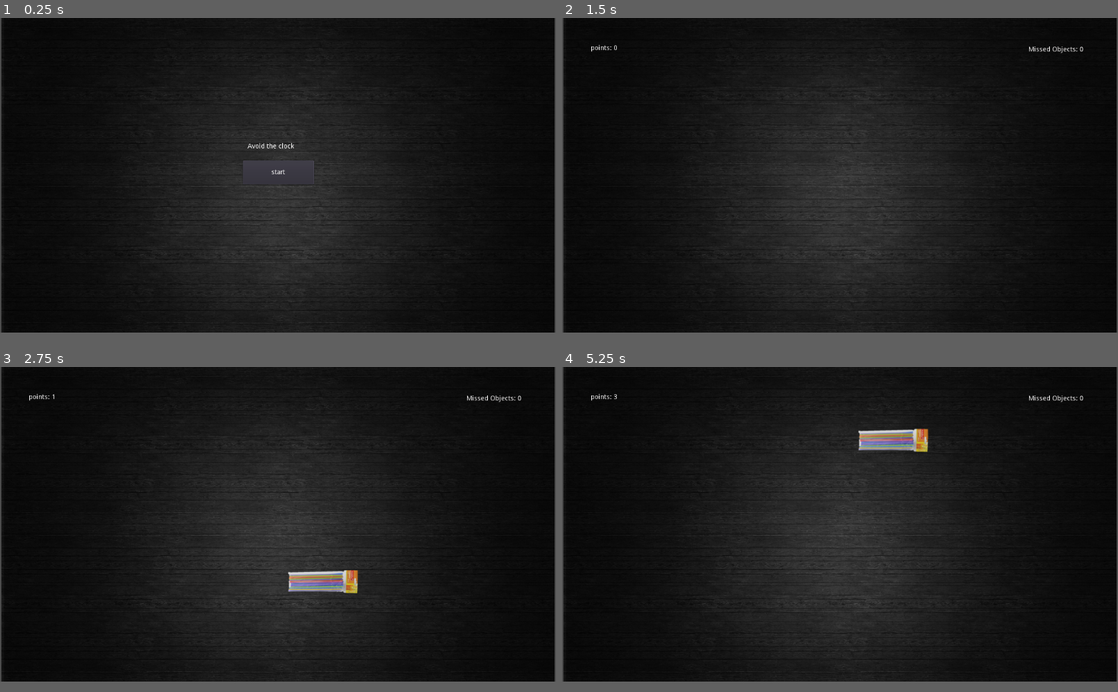
Above: before the commit, frames 1-4 (two rows, left to right).
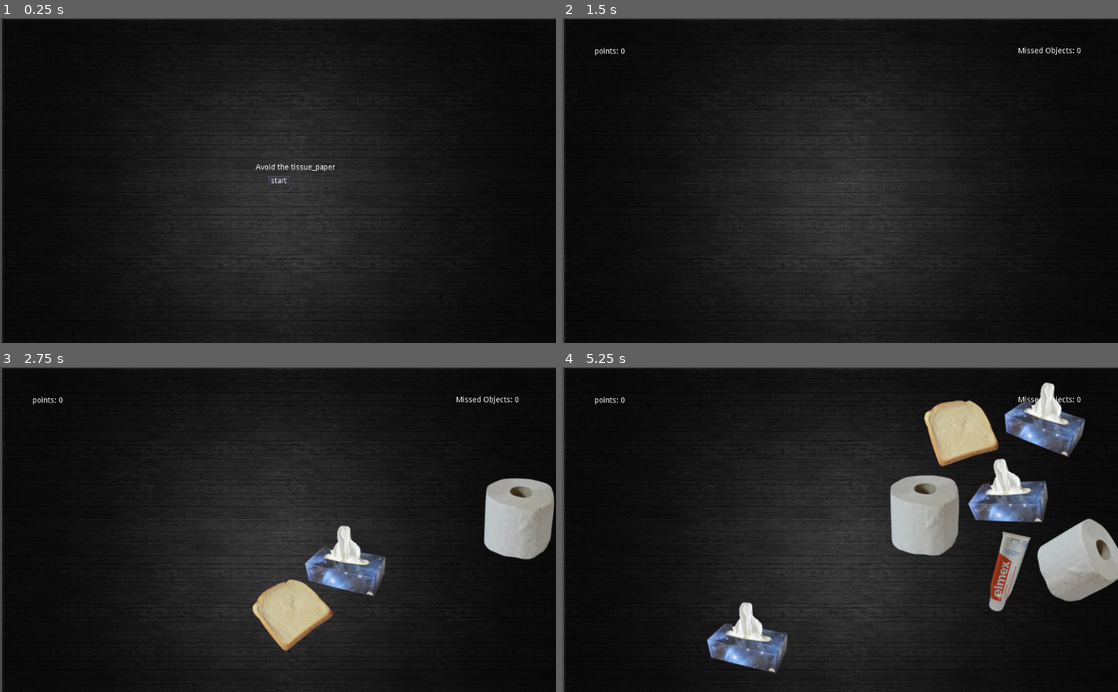
Above: after the commit, the same moments.

Repository: resquenazi/Object_Discrimination_Video_Game
Game: Godot game, scene res://Scenes/Game.tscn
The game is run twice, just before and just after one commit, with the same random seed, the same clock (stepped at 60 frames per second) and the same inputs.
Inputs (mouse positions are in pixels of both pictures, inside the frame that each line leads up to):
- Up to frame 1 (0.25 s): no input
- Up to frame 2 (1.5 s): click "start" at 0.5 s; tap Enter at 1.25 s; move the mouse to (962, 161) at 1.27 s; click (962, 161) at 1.35 s
- Up to frame 3 (2.75 s): move the mouse to (166, 555) at 2.02 s; click (166, 555) at 2.1 s
- Up to frame 4 (5.25 s): move the mouse to (895, 454) at 2.77 s; click (895, 454) at 2.85 s; move the mouse to (812, 588) at 3.52 s; click (812, 588) at 3.6 s; move the mouse to (723, 532) at 4.27 s; click (723, 532) at 4.35 s; move the mouse to (789, 549) at 5.02 s; click (789, 549) at 5.1 s
In our replay, the window is 800x453 before the commit and 800x468 after it. These sizes can differ from the game's own. Grey fills any space a smaller window leaves; there, only what the larger window draws over its background counts as a difference.

The runs differ from the first frame. In frame 1, 1.4% of the frame differs, in the area x 0-100%, y 0-100%; in frame 2, 1.2%; in frame 3, 7.9%; in frame 4, 16%.

Commit message:
renamed a bunch of things. Updated scripts to be much neater. Commented things better. Also made it so points are subtracted when player clicks on distractor object

Diff:
--- /dev/null
+++ b/Scenes/DistractorObjects.tscn
@@ -0,0 +1,14 @@
+[gd_scene load_steps=3 format=2]
+
+[ext_resource path="res://Scripts/DistractorObjects.gd" type="Script" id=1]
+
+[sub_resource type="CircleShape2D" id=1]
+radius = 70.0643
+
+[node name="DistractorObjects" type="RigidBody2D"]
+script = ExtResource( 1 )
+
+[node name="Sprite2" type="Sprite" parent="."]
+
+[node name="CollisionShape2D" type="CollisionShape2D" parent="."]
+shape = SubResource( 1 )
--- a/Scenes/Game.tscn
+++ b/Scenes/Game.tscn
@@ -1,96 +1,86 @@
-[gd_scene load_steps=6 format=2]
+[gd_scene load_steps=7 format=2]
 
 [ext_resource path="res://Sprites/Background/059kcA.jpg" type="Texture" id=1]
 [ext_resource path="res://Scripts/Game.gd" type="Script" id=2]
-[ext_resource path="res://Scenes/Objects.tscn" type="PackedScene" id=3]
+[ext_resource path="res://Scenes/TargetObjects.tscn" type="PackedScene" id=3]
+[ext_resource path="res://Scenes/DistractorObjects.tscn" type="PackedScene" id=4]
 
 [sub_resource type="RectangleShape2D" id=1]
-extents = Vector2( 35.1055, 337.529 )
+extents = Vector2( 21.9513, 304.367 )
 
 [sub_resource type="RectangleShape2D" id=2]
-extents = Vector2( 32.6244, 333.829 )
+extents = Vector2( 23.839, 301.535 )
 
 [node name="Game" type="Node2D"]
 script = ExtResource( 2 )
-Objects = ExtResource( 3 )
+TargetObjects = ExtResource( 3 )
+DistractorObjects = ExtResource( 4 )
 
 [node name="Background" type="Sprite" parent="."]
-position = Vector2( 587.357, 331.063 )
-scale = Vector2( 0.572766, 0.601196 )
+position = Vector2( 514.017, 301.77 )
+scale = Vector2( 0.500725, 0.537127 )
 texture = ExtResource( 1 )
 
-[node name="Score" type="Label" parent="."]
-margin_left = 60.8638
-margin_top = 37.1229
-margin_right = 184.864
-margin_bottom = 92.1229
-size_flags_stretch_ratio = 10.0
-custom_colors/font_color = Color( 1, 0.996078, 0.996078, 1 )
-text = "Score "
-valign = 1
+[node name="ScoreLabel" type="Label" parent="."]
+margin_left = 60.0
+margin_top = 55.0
+margin_right = 183.0
+margin_bottom = 96.0
+text = "Score: "
 __meta__ = {
 "_edit_use_anchors_": false
 }
 
-[node name="missedObjects" type="Label" parent="."]
-margin_left = 985.103
-margin_top = 39.7926
-margin_right = 1109.1
-margin_bottom = 94.7926
-size_flags_stretch_ratio = 10.0
-custom_colors/font_color = Color( 0.996078, 0.988235, 0.988235, 1 )
-text = "Missed Objects:"
-valign = 1
+[node name="MissedObjects" type="Label" parent="."]
+margin_left = 839.832
+margin_top = 53.5051
+margin_right = 981.832
+margin_bottom = 77.5051
+text = "Missed Objects: "
 __meta__ = {
 "_edit_use_anchors_": false
 }
 
-[node name="gameOver" type="Label" parent="."]
-margin_left = 522.883
-margin_top = 245.366
-margin_right = 646.883
-margin_bottom = 300.366
-size_flags_stretch_ratio = 10.0
-custom_colors/font_color = Color( 0.996078, 0.992157, 0.992157, 1 )
-text = "game over!"
-valign = 1
+[node name="GameOver" type="Label" parent="."]
+margin_left = 471.225
+margin_top = 268.878
+margin_right = 548.224
+margin_bottom = 282.878
+text = "Game Over!"
 __meta__ = {
 "_edit_use_anchors_": false
 }
 
-[node name="menu" type="CenterContainer" parent="."]
-anchor_right = 1.0
-anchor_bottom = 1.0
-margin_left = 5.6217
-margin_top = -1.32446
-margin_right = 1170.62
-margin_bottom = 654.676
+[node name="Menu" type="CenterContainer" parent="."]
+margin_left = 1.77551
+margin_top = 3.94388
+margin_right = 1024.78
+margin_bottom = 597.944
 __meta__ = {
 "_edit_use_anchors_": false
 }
 
-[node name="start" type="Button" parent="menu"]
-margin_left = 507.0
-margin_top = 303.0
-margin_right = 657.0
-margin_bottom = 353.0
-rect_min_size = Vector2( 150, 50 )
-custom_colors/font_color = Color( 0.996078, 0.992157, 0.992157, 1 )
+[node name="Start" type="Button" parent="Menu"]
+margin_left = 491.0
+margin_top = 287.0
+margin_right = 532.0
+margin_bottom = 307.0
 text = "start"
-__meta__ = {
-"_edit_use_anchors_": false
-}
 
-[node name="spawn" type="Timer" parent="."]
+[node name="TargetObjectsTimer" type="Timer" parent="."]
+
+[node name="DistractorObjectsTimer" type="Timer" parent="."]
+wait_time = 1.558
 
 [node name="GameBoarder" type="StaticBody2D" parent="."]
 
-[node name="Right" type="CollisionShape2D" parent="GameBoarder"]
-position = Vector2( 1207.94, 333.205 )
+[node name="CollisionShape2D" type="CollisionShape2D" parent="GameBoarder"]
+position = Vector2( -19.8214, 298.264 )
 shape = SubResource( 1 )
 
-[node name="Left" type="CollisionShape2D" parent="GameBoarder"]
-position = Vector2( -33.5918, 328.007 )
+[node name="CollisionShape2D2" type="CollisionShape2D" parent="GameBoarder"]
+position = Vector2( 1045.81, 299.208 )
 shape = SubResource( 2 )
-[connection signal="pressed" from="menu/start" to="." method="_on_start_pressed"]
-[connection signal="timeout" from="spawn" to="." method="_on_spawn_timeout"]
+[connection signal="pressed" from="Menu/Start" to="." method="_on_Start_pressed"]
+[connection signal="timeout" from="TargetObjectsTimer" to="." method="_on_TargetObjectsTimer_timeout"]
+[connection signal="timeout" from="DistractorObjectsTimer" to="." method="_on_DistractorObjectsTimer_timeout"]
--- a/Scenes/Objects.tscn
+++ /dev/null
@@ -1,16 +0,0 @@
-[gd_scene load_steps=3 format=2]
-
-[ext_resource path="res://Scripts/Objects.gd" type="Script" id=1]
-
-[sub_resource type="CircleShape2D" id=1]
-radius = 30.0
-
-[node name="Objects" type="RigidBody2D"]
-script = ExtResource( 1 )
-
-[node name="Sprite1" type="Sprite" parent="."]
-
-[node name="CollisionShape2D" type="CollisionShape2D" parent="."]
-shape = SubResource( 1 )
-[connection signal="mouse_entered" from="." to="." method="_on_Objects_mouse_entered"]
-[connection signal="mouse_exited" from="." to="." method="_on_Objects_mouse_exited"]
--- /dev/null
+++ b/Scenes/TargetObjects.tscn
@@ -0,0 +1,15 @@
+[gd_scene load_steps=3 format=2]
+
+[ext_resource path="res://Scripts/TargetObjects.gd" type="Script" id=1]
+
+[sub_resource type="CircleShape2D" id=1]
+radius = 68.4487
+
+[node name="TargetObjects" type="RigidBody2D"]
+script = ExtResource( 1 )
+
+[node name="Sprite1" type="Sprite" parent="."]
+
+[node name="CollisionShape2D" type="CollisionShape2D" parent="."]
+shape = SubResource( 1 )
+[connection signal="mouse_entered" from="." to="." method="_on_TargetObjects_mouse_entered"]
--- /dev/null
+++ b/Scripts/DistractorObjects.gd
@@ -0,0 +1,30 @@
+extends RigidBody2D
+
+var pos
+var w = 80
+var mousePos = Vector2()
+var jump = randi()%50+250
+var dir = randi()%200-50
+var tex_ref_array = Global.tex_ref_array
+var randN = Global.sample
+var distractor_object = Global.distractor_object
+
+# make objects bounce
+func _ready():
+	$Sprite2.texture = tex_ref_array[distractor_object]
+	apply_impulse(Vector2(0,0) , Vector2(dir, -jump))
+
+# make objects disappear when clicked
+func _physics_process(delta):
+	if Input.is_action_just_pressed("click"):
+		mousePos = get_global_mouse_position()
+		pos = global_position
+		pos.x -= w/2
+		pos.y -= w/2
+		if mousePos.x >= pos.x and mousePos.x <= pos.x + w and mousePos.y >= pos.y \
+		and mousePos.y <= pos.y + w:
+				get_parent().points -= 1
+				queue_free()
+	if global_position.y > 500:
+		get_parent().fallingObjects +=1
+		queue_free() #clear cache
--- a/Scripts/Game.gd
+++ b/Scripts/Game.gd
@@ -1,27 +1,32 @@
 extends Node2D
 
+## export scenes
+export (PackedScene) var TargetObjects
+export (PackedScene) var DistractorObjects
+
+## initialize game variables
 var points = 0 #keep score
 var fallingObjects = 0 #keep track of missed objects
 var start = false  #start game
 var end = false #end game
-export (PackedScene) var Objects
 var cDif = 10 #points stuff
-var randN = GetRandomNumber.sample
-onready var object_avoid_idx = GetRandomNumber.object_avoid_idx
+var randN = Global.sample
+
+## set up variables for menu screen
+onready var distractor_object = Global.distractor_object #index of object to avoid during the game
 var object_labels = ["bowl", "bread", "cheese_grater", "clock", "cup", "pot", "straws",
- "tissue_paper", "toilet_paper", "tooth_paste"]
-#onready var object_avoid_idx = randN[randi() % randN.size()]
+ "tissue_paper", "toilet_paper", "tooth_paste"] #for display of object to avoid
 
-# hide things once user presses start
+## hide things once user presses start
 func _ready():
-	$Score.hide()
-	$missedObjects.hide()
+	$ScoreLabel.hide()
+	$MissedObjects.hide()
 
+## set up score keeping
 func _physics_process(delta):
-	# set up score keeping
-	$Score.set_text("points: " + str(points))
-	$missedObjects.set_text("Missed Objects: " + str(fallingObjects))
-	$gameOver.set_text(" ")
+	$ScoreLabel.set_text("points: " + str(points))
+	$MissedObjects.set_text("Missed Objects: " + str(fallingObjects))
+	$GameOver.set_text(" ")
 
 	# determine when game ends
 	if start and !end:
@@ -29,28 +34,38 @@
 			end = true
 		if points > cDif:
 			cDif += 10
-			$spawn.set_wait_time($spawn.get_wait_time() - 0.1)
+			$TargetObjectsTimer.set_wait_time($TargetObjectsTimer.get_wait_time() - 0.1)
 
 	# beginning directions
 	elif !start and !end:
-		$gameOver.set_text("Avoid the " + str(object_labels[object_avoid_idx]))
+		$GameOver.set_text("Avoid the " + str(object_labels[distractor_object]))
 	# end text
 	else:
-		$gameOver.set_text("Game Over!")
+		$GameOver.set_text("Game Over!")
 
-	# game start
-func _on_start_pressed():
+## instance scenes
+func _on_Start_pressed():
 	start = true
-	$Score.show()
-	$missedObjects.show()
-	$spawn.start()
-	$menu/start.hide()
+	$ScoreLabel.show()
+	$MissedObjects.show()
+	$TargetObjectsTimer.start()
+	$DistractorObjectsTimer.start()
+	$Menu/Start.hide()
 
-func _on_spawn_timeout():
+func _on_TargetObjectsTimer_timeout():
 	if !end:
-		var o = Objects.instance()
-		o.global_position = Vector2(randi()%900+100, 500)
-		add_child(o)
+		var t = TargetObjects.instance()
+		t.global_position = Vector2(randi()%900+100, 500)
+		add_child(t)
 	else:
 		#$final.play()
-		$spawn.stop()
+		$TargetObjectsTimer.stop()
+
+func _on_DistractorObjectsTimer_timeout():
+	if !end:
+		var d = DistractorObjects.instance()
+		d.global_position = Vector2(randi()%900+100, 500)
+		add_child(d)
+	else:
+		#$final.play()
+		$DistractorObjectsTimer.stop()
--- a/Scripts/GetRandomNumber.gd
+++ /dev/null
@@ -1,15 +0,0 @@
-extends Node
-
-var list = range(0,10)
-var sample =[]
-var object_avoid_idx = []
-
-func _ready():
-	randomize()
-	for i in range(3):
-		var x = randi()%list.size()
-		sample.append(list[x])
-		list.remove(x)
-	print(sample)
-	object_avoid_idx = sample[randi() % sample.size()]
-	print(object_avoid_idx)
--- /dev/null
+++ b/Scripts/Global.gd
@@ -0,0 +1,34 @@
+extends Node
+
+var list = range(0,10)
+var sample =[]
+var distractor_object = []
+var target_objects = []
+var sprite1_texture = []
+var sprite2_texture = []
+
+var bowl = preload("res://Sprites/Objects/bowl.png")
+var bread = preload("res://Sprites/Objects/bread.png")
+var cheese_grater = preload("res://Sprites/Objects/cheese_grater.png")
+var clock= preload("res://Sprites/Objects/clock.png")
+var cup = preload("res://Sprites/Objects/cup.png")
+var pot = preload("res://Sprites/Objects/pot.png")
+var straws = preload("res://Sprites/Objects/straws.png")
+var tissue_paper = preload("res://Sprites/Objects/tissue_paper.png")
+var toilet_paper = preload("res://Sprites/Objects/toilet_paper.png")
+var tooth_paste = preload("res://Sprites/Objects/tooth_paste.png")
+
+var tex_ref_array = [bowl, bread, cheese_grater, clock, cup, pot, straws, tissue_paper,
+ toilet_paper, tooth_paste]
+
+func _ready():
+	randomize()
+	for i in range(4):
+		var x = randi()%list.size()
+		sample.append(list[x])
+		list.remove(x)
+	print("Array is " + str(sample))
+	target_objects = sample.slice(0,2)
+	print("Target objects are " + str(target_objects))
+	distractor_object = sample[3]
+	print("Distractor object is " + str(distractor_object))
--- a/Scripts/Objects.gd
+++ /dev/null
@@ -1,46 +0,0 @@
-extends RigidBody2D
-
-
-var bowl = preload("res://Sprites/Objects/bowl.png")
-var bread = preload("res://Sprites/Objects/bread.png")
-var cheese_grater = preload("res://Sprites/Objects/cheese_grater.png")
-var clock= preload("res://Sprites/Objects/clock.png")
-var cup = preload("res://Sprites/Objects/cup.png")
-var pot = preload("res://Sprites/Objects/pot.png")
-var straws = preload("res://Sprites/Objects/straws.png")
-var tissue_paper = preload("res://Sprites/Objects/tissue_paper.png")
-var toilet_paper = preload("res://Sprites/Objects/toilet_paper.png")
-var tooth_paste = preload("res://Sprites/Objects/tooth_paste.png")
-
-var tex_ref_array = [bowl, bread, cheese_grater, clock, cup, pot, straws, tissue_paper,
- toilet_paper, tooth_paste]
-
-var randN = GetRandomNumber.sample
-
-
-var pos
-var w = 80
-var mousePos = Vector2()
-var jump = randi()%50+250
-var dir = randi()%200-50
-
-# make objects bounce
-func _ready():
-	$Sprite1.texture = tex_ref_array[randN[randi()%randN.size()]]
-	apply_impulse(Vector2(0,0) , Vector2(dir, -jump))
-
-
-# make objects disappear when clicked
-func _physics_process(delta):
-	if Input.is_action_just_pressed("click"):
-		mousePos = get_global_mouse_position()
-		pos = global_position
-		pos.x -= w/2
-		pos.y -= w/2
-		if mousePos.x >= pos.x and mousePos.x <= pos.x + w and mousePos.y >= pos.y \
-		and mousePos.y <= pos.y + w:
-				get_parent().points += 1
-				queue_free()
-	if global_position.y > 500:
-		get_parent().fallingObjects +=1
-		queue_free() #clear cache
--- /dev/null
+++ b/Scripts/TargetObjects.gd
@@ -0,0 +1,29 @@
+extends RigidBody2D
+
+var pos
+var w = 80
+var mousePos = Vector2()
+var jump = randi()%50+250
+var dir = randi()%200-50
+var tex_ref_array = Global.tex_ref_array
+var target_objects = Global.target_objects
+
+# make objects bounce
+func _ready():
+	$Sprite1.texture = tex_ref_array[target_objects[randi()%target_objects.size()]]
+	apply_impulse(Vector2(0,0) , Vector2(dir, -jump))
+
+# make objects disappear when clicked
+func _physics_process(delta):
+	if Input.is_action_just_pressed("click"):
+		mousePos = get_global_mouse_position()
+		pos = global_position
+		pos.x -= w/2
+		pos.y -= w/2
+		if mousePos.x >= pos.x and mousePos.x <= pos.x + w and mousePos.y >= pos.y \
+		and mousePos.y <= pos.y + w:
+				get_parent().points += 1
+				queue_free()
+	if global_position.y > 500:
+		get_parent().fallingObjects +=1
+		queue_free() #clear cache
--- a/project.godot
+++ b/project.godot
@@ -15,18 +15,13 @@
 
 [application]
 
-config/name="FruitNinja"
+config/name="Fruit Ninja Remake"
 run/main_scene="res://Scenes/Game.tscn"
-run/low_processor_mode_sleep_usec=8000
+config/icon="res://icon.png"
 
 [autoload]
 
-GetRandomNumber="*res://Scripts/GetRandomNumber.gd"
-
-[display]
-
-window/size/width=1174
-window/size/height=666
+Global="*res://Scripts/Global.gd"
 
 [input]
 
Binary file added: icon.png
Not shown, added: icon.png.import
Not shown, removed: Scripts/NoRepeatRNG
